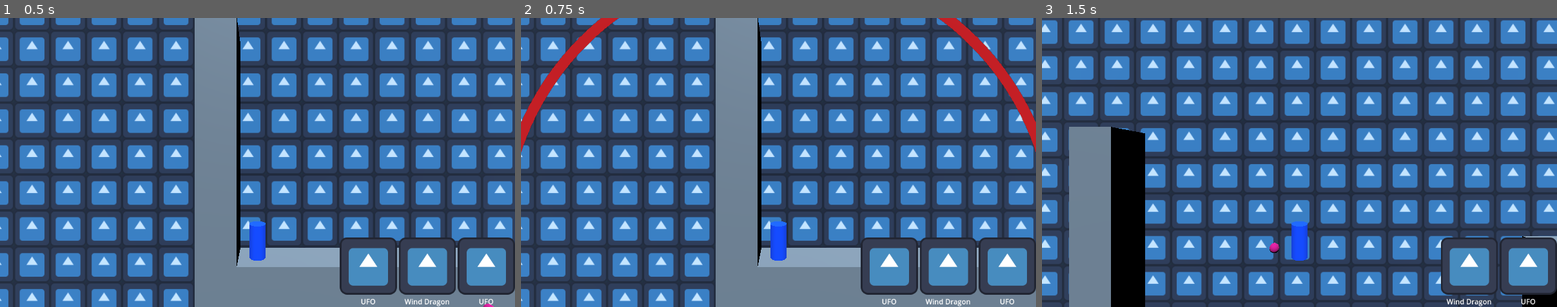
Above: before the commit, frames 1-3 (left to right).
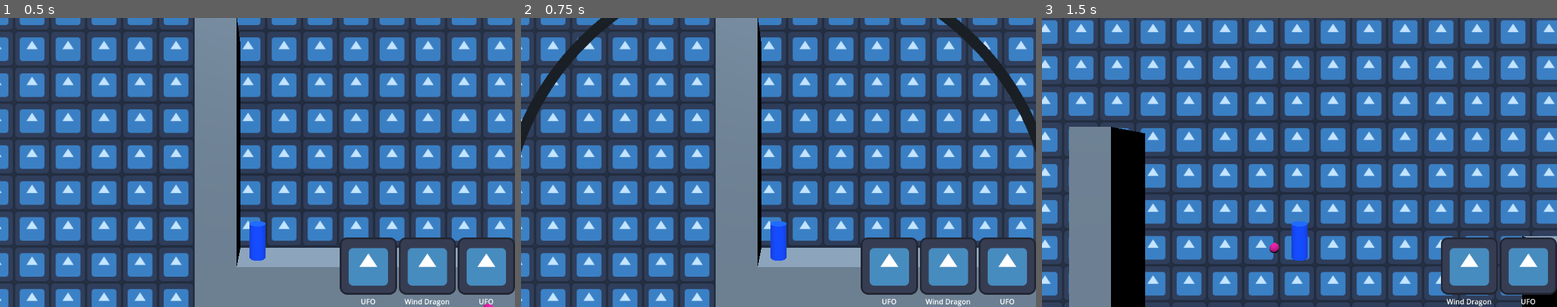
Above: after the commit, the same moments.

Repository: andriybyelikov/ludumdare55
Game: Godot game, scene res://prototype1.tscn
Same seed, same stepped clock (60 frames per second), same inputs: the game is played once before the commit and once after it. The engine's default icon, where the game draws it, is replaced by a stand-in: a white triangle on a blue panel in a dark square.
Inputs (mouse positions are in pixels of both pictures, inside the frame that each line leads up to):
- Up to frame 1 (0.5 s): no input
- Up to frame 2 (0.75 s): click (891, 266) at 0.52 s
- Up to frame 3 (1.5 s): tap Enter at 1.25 s; move the mouse to (1412, 148) at 1.27 s; hold D (move_right) from 1.28 s (still down); click (1412, 148) at 1.35 s

Frame 1 is identical in both runs. In frame 2, 2.2% of the frame differs, in the area x 0-100%, y 0-47%; in frame 3, nothing differs.

Commit message:
Add spawn terrain constraints

Diff:
--- a/levels/level1.tscn
+++ b/levels/level1.tscn
@@ -22,6 +22,7 @@
 [node name="GridMap" type="GridMap" parent="."]
 mesh_library = ExtResource("1_cxidl")
 cell_size = Vector3(4, 4, 4)
+collision_layer = 3
 data = {
 "cells": PackedInt32Array(65533, 65535, 0, 65532, 65535, 0, 65531, 65535, 0, 65530, 65535, 0, 65534, 65535, 0, 65535, 6 …(662 unchanged characters)…
 }
--- a/prototype1.gd
+++ b/prototype1.gd
@@ -20,11 +20,13 @@
 
 var summoning: SummonData
 var current_clicked: int
+var raycast: RayCast3D
 func _ready():
     summon_gui = get_node("%SummoningGUI")
     cast_range = get_node("%CastRange")
     camera = get_node("%Camera3D")
     summoner = get_node("Summoner")
+    raycast = get_node("%RayCast3D")
 
     cast_range.hide()
     init_level()
@@ -90,22 +92,33 @@
 func spawn_ufo(p_position: Vector3):
     summoner.position = p_position
 
+func _click_terrain_collision(p_position: Vector3):
+    raycast.global_position = camera.global_position
+    # raycast.global_position.z *= -1 // So that does not block view for debugging
+    raycast.target_position = p_position-raycast.global_position
+    return raycast.is_colliding()
+
+func _player_terrain_collision(p_position: Vector3):
+    raycast.global_position = summoner.global_position
+    raycast.target_position = p_position-raycast.global_position
+    return raycast.is_colliding()
+
+
 func _is_valid_summon_position(p_position: Vector3):
     var summoning_radius: int = summoning.summoning_range
     var spawn_position = cast_range.global_position
-    spawn_position.z -= 2.0
-    var valid_summon_position = p_position.distance_to(spawn_position) <= summoning_radius
-    return valid_summon_position
+    var within_spawn_radius: bool = p_position.distance_to(spawn_position) <= summoning_radius
+    return within_spawn_radius and not _click_terrain_collision(p_position)
 
 
 func _unhandled_input(event):
     if event is InputEventMouseButton and summoning:
-        var current_position: Vector2 = get_viewport().get_mouse_position()
-        var world_position = camera.project_position(current_position, camera.position.z)
+        var mouse_position: Vector2 = get_viewport().get_mouse_position()
+        var mouse_world_position = camera.project_position(mouse_position, camera.position.z)
 
-        if Input.is_action_just_pressed("confirm") and _is_valid_summon_position(world_position):
+        if Input.is_action_just_pressed("confirm") and _is_valid_summon_position(mouse_world_position):
             cast_range.hide()
-            do_summoning(world_position)
+            do_summoning(mouse_world_position)
             try_refill_hand()
 
 
@@ -114,6 +127,12 @@
         var current_position: Vector2 = get_viewport().get_mouse_position()
         var world_position = camera.project_position(current_position, camera.position.z)
         get_node("aa").position = world_position
+        var material = cast_range.mesh.surface_get_material(0)
+        if _is_valid_summon_position(world_position):
+            material.albedo_color = Color(1, 1, 1, 1.0)
+        else:
+            material.albedo_color = Color(0, 0, 0, 1.0)
+
 
 
 func _on_goal_body_entered(body:Node3D):
--- a/prototype1.tscn
+++ b/prototype1.tscn
@@ -14,13 +14,15 @@
 albedo_texture = ExtResource("8_mgnd2")
 uv1_scale = Vector3(100, 100, 100)
 
-[sub_resource type="PlaneMesh" id="PlaneMesh_ya6xf"]
-size = Vector2(1, 1)
-
 [sub_resource type="StandardMaterial3D" id="StandardMaterial3D_7gpiv"]
 transparency = 1
 no_depth_test = true
+albedo_color = Color(0.65098, 0.686275, 0.701961, 1)
 albedo_texture = ExtResource("7_bcw7p")
+
+[sub_resource type="PlaneMesh" id="PlaneMesh_ya6xf"]
+material = SubResource("StandardMaterial3D_7gpiv")
+size = Vector2(1, 1)
 
 [sub_resource type="SphereMesh" id="SphereMesh_760g6"]
 
@@ -45,10 +47,13 @@
 [node name="Summoner" parent="." instance=ExtResource("2_aus0f")]
 transform = Transform3D(1, 0, 0, 0, 1, 0, 0, 0, 1, 0, 4, -2)
 speed = 20
+fall_acceleration = 75
+jump_impulse = 20
 
 [node name="Camera3D" type="Camera3D" parent="Summoner"]
 unique_name_in_owner = true
 transform = Transform3D(1, 0, 0, 0, 1, 0, 0, 0, 1, 0, 10, 20)
+current = true
 
 [node name="PlayerAnchor" type="Node3D" parent="Summoner"]
 transform = Transform3D(1, 0, 0, 0, 1, 0, 0, 0, 1, 0, 2.14144, 0)
@@ -57,7 +62,6 @@
 unique_name_in_owner = true
 transform = Transform3D(1, 0, 0, 0, -4.37114e-08, -1, 0, 1, -4.37114e-08, 0, 0, 0)
 mesh = SubResource("PlaneMesh_ya6xf")
-surface_material_override/0 = SubResource("StandardMaterial3D_7gpiv")
 
 [node name="gui_layer" type="CanvasLayer" parent="."]
 
@@ -75,4 +79,11 @@
 volume_db = -15.445
 autoplay = true
 
+[node name="RayCast3D" type="RayCast3D" parent="."]
+unique_name_in_owner = true
+target_position = Vector3(34.795, 30, 0)
+collision_mask = 2
+debug_shape_custom_color = Color(0.780392, 0, 0.454902, 1)
+debug_shape_thickness = 5
+
 [connection signal="card_clicked" from="gui_layer/SummoningGUI" to="." method="_on_cards_gui_card_clicked"]
